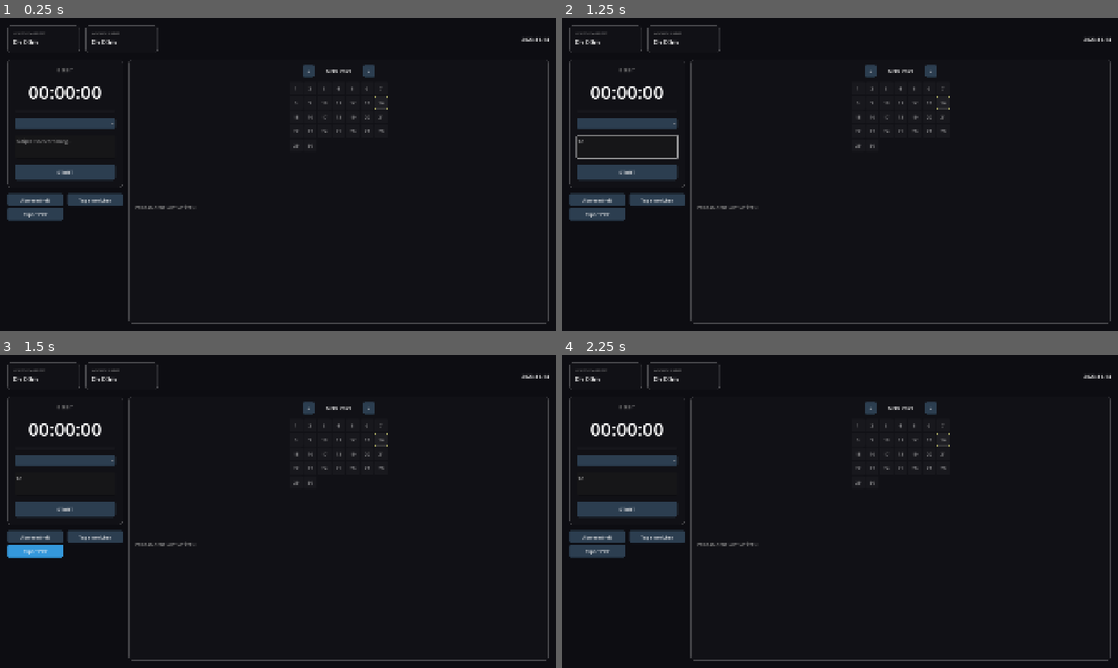
Above: before the commit, frames 1-4 (two rows, left to right).
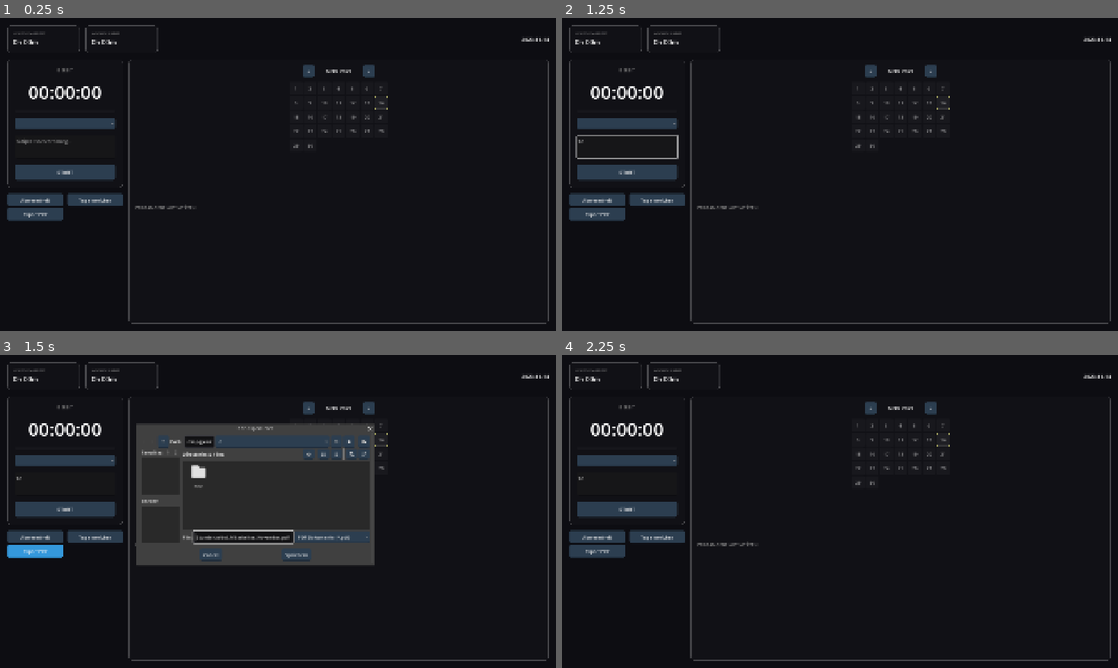
Above: after the commit, the same moments.

Repository: KurzschlussKevin/CheckX
Game: Godot game, scene res://app/modules/time/time_tracking_new.tscn
Same seed, same stepped clock (60 frames per second), same inputs: the game is played once before the commit and once after it. This scene is started directly instead of the project's main scene.
Inputs (mouse positions are in pixels of both pictures, inside the frame that each line leads up to):
- Up to frame 1 (0.25 s): no input
- Up to frame 2 (1.25 s): click (628, 146) at 0.52 s; type "12" at 0.6 s
- Up to frame 3 (1.5 s): click "Export PDF" at 1.25 s
- Up to frame 4 (2.25 s): click (856, 555) at 2 s, where only the run after the commit has a clickable "Speichern"

Frames 1-2 are identical in both runs. In frame 3, 10% of the frame differs, in the area x 24-68%, y 21-68%; in frame 4, nothing differs.

Commit message:
Add files via upload

Diff:
--- a/check-x/app/modules/time/time_tracking.gd
+++ b/check-x/app/modules/time/time_tracking.gd
@@ -5,7 +5,10 @@
 var uid = ""
 var blink_timer = 0.0
 var current_day_locked = false
-var daily_completed_seconds = 0 # <-- NEU: Speichert die bereits gearbeitete Zeit von heute
+var daily_completed_seconds = 0 # <-- Speichert die bereits gearbeitete Zeit von heute
+
+# NEU: HTTP-Request für den PDF-Export
+var export_http: HTTPRequest
 
 func _ready():
 	uid = Store.get_current_user_id()
@@ -18,7 +21,7 @@
 	if has_node("%SubmitDayBtn"):
 		%SubmitDayBtn.pressed.connect(_on_submit_day_pressed)
 
-	# --- NEU: Auf Updates vom Server hören (wichtig beim App-Neustart) ---
+	# Auf Updates vom Server hören (wichtig beim App-Neustart)
 	if Store.has_signal("data_updated"):
 		Store.data_updated.connect(func():
 			_update_ui_state()
@@ -28,6 +31,17 @@
 	if has_node("%VacBtn"):
 		%VacBtn.pressed.connect(func(): if has_node("%VacationPopup"): %VacationPopup.open(uid))
 
+	# --- NEU: PDF EXPORT SIGNALE ---
+	if has_node("%PdfBtn"):
+		%PdfBtn.pressed.connect(_on_export_btn_pressed)
+
+	if has_node("%SavePdfDialog"):
+		%SavePdfDialog.file_selected.connect(_on_save_path_selected)
+
+	export_http = HTTPRequest.new()
+	add_child(export_http)
+	export_http.request_completed.connect(_on_export_downloaded)
+
 	# --- MODULE ---
 	if has_node("%CalendarPanel"):
 		%CalendarPanel.setup(uid)
@@ -43,7 +57,7 @@
 	if has_node("%DateLabel"):
 		%DateLabel.text = Time.get_date_string_from_system()
 
-	# --- NEU: Validierung für Pflichtbeschreibung ---
+	# Validierung für Pflichtbeschreibung
 	if has_node("%NotesInput"):
 		%NotesInput.text_changed.connect(_check_stop_button_validity)
 
@@ -131,7 +145,78 @@
 				ErrorHandler.report("TimeTracking", "Einreichen fehlgeschlagen für Datum: " + target_date)
 		)
 
-# --- VISUELLE LOGIK ---
+# ==========================================
+# NEU: PDF EXPORT LOGIK
+# ==========================================
+
+func _on_export_btn_pressed() -> void:
+	# 1. Jahr und Monat holen (Fallback auf aktuelles Datum)
+	var target_year = Time.get_date_dict_from_system().year
+	var target_month = Time.get_date_dict_from_system().month
+
+	# FIX: Das CalendarPanel speichert seine Daten im Dictionary 'date'
+	if has_node("%CalendarPanel") and "date" in %CalendarPanel:
+		target_year = %CalendarPanel.date.year
+		target_month = %CalendarPanel.date.month
+
+	# 2. Monatsnamen für den Dateinamen generieren
+	var month_names = ["Januar", "Februar", "Maerz", "April", "Mai", "Juni", "Juli", "August", "September", "Oktober", "November", "Dezember"]
+	var month_str = month_names[target_month - 1]
+
+	# 3. Das Format aus den Settings holen
+	var format_string = Config.get_value("business", "export_filename_format", "Stundenzettel_%Name%_%Monat%")
+
+	# 4. Platzhalter ersetzen
+	var user_name = Store.current_user.get("name", "Mitarbeiter")
+	var final_name = format_string.replace("%Name%", user_name)
+	final_name = final_name.replace("%Monat%", month_str)
+
+	if not final_name.ends_with(".pdf"):
+		final_name += ".pdf"
+
+	# 5. Den Save-Dialog öffnen und den generierten Namen vorschlagen
+	if has_node("%SavePdfDialog"):
+		%SavePdfDialog.current_file = final_name
+		%SavePdfDialog.popup_centered_ratio(0.5)
+
+func _on_save_path_selected(save_path: String) -> void:
+	# Buttons visuell sperren während des Downloads
+	if has_node("%PdfBtn"):
+		%PdfBtn.disabled = true
+		%PdfBtn.text = "Exportiere..."
+
+	# Jahr und Monat erneut holen (gleicher Fix wie oben)
+	var target_year = Time.get_date_dict_from_system().year
+	var target_month = Time.get_date_dict_from_system().month
+
+	if has_node("%CalendarPanel") and "date" in %CalendarPanel:
+		target_year = %CalendarPanel.date.year
+		target_month = %CalendarPanel.date.month
+
+	# Download Request starten
+	var url = Store.get_api_url() + "/export/pdf/timesheet?year=%d&month=%d" % [target_year, target_month]
+	export_http.download_file = save_path
+	export_http.request(url, Store._get_auth_headers(), HTTPClient.METHOD_GET)
+
+func _on_export_downloaded(result: int, response_code: int, headers: PackedStringArray, body: PackedByteArray) -> void:
+	# Buttons wieder freigeben
+	if has_node("%PdfBtn"):
+		%PdfBtn.disabled = false
+		%PdfBtn.text = "Export PDF"
+
+	if response_code == 200:
+		print("✅ Erfolg! PDF wurde gespeichert!")
+		# Optional: Wir können hier auch den globalen Toast aufrufen
+		if Store.has_signal("notification_received"):
+			Store.emit_signal("notification_received", {"message": "Stundenzettel als PDF gespeichert!", "type": "info"})
+	else:
+		var error_msg = "Fehler beim PDF Export. (Code: " + str(response_code) + ")"
+		print("❌ " + error_msg)
+		ErrorHandler.report("PDF Export", error_msg)
+
+# ==========================================
+# VISUELLE LOGIK & TIMER
+# ==========================================
 
 func _update_stats():
 	if uid == "": return
@@ -145,7 +230,7 @@
 		if code == 200:
 			var json = JSON.parse_string(body.get_string_from_utf8())
 			if json and json.has("total_minutes"):
-				# --- NEU: Float nutzen, um die exakte Zeit mit Sekunden zu erhalten! ---
+				# Float nutzen, um die exakte Zeit mit Sekunden zu erhalten!
 				var total = float(json["total_minutes"])
 
 				# Abgeschlossene Zeit in Sekunden für die Live-Uhr speichern
@@ -161,7 +246,7 @@
 				if has_node("%Bar"):
 					%Bar.value = total / 60.0
 
-				# --- NEU: Große Uhr zeigt jetzt exakt Stunden, Minuten UND Sekunden an ---
+				# Große Uhr zeigt jetzt exakt Stunden, Minuten UND Sekunden an
 				if not Store.is_timer_running(uid) and has_node("%TimerLabel"):
 					%TimerLabel.text = "%02d:%02d:%02d" % [h, m, s]
 		else:
@@ -205,7 +290,7 @@
 		# Dauer der JETZIGEN Sitzung
 		var current_session_dur = Time.get_unix_time_from_system() - Store.get_timer_start(uid)
 
-		# --- NEU: Gesamtdauer = Abgeschlossene Zeit heute + Jetzige Sitzung ---
+		# Gesamtdauer = Abgeschlossene Zeit heute + Jetzige Sitzung
 		var total_dur = daily_completed_seconds + current_session_dur
 
 		# Stunden, Minuten und Sekunden der Gesamtdauer berechnen
@@ -216,7 +301,7 @@
 		if has_node("%TimerLabel"):
 			%TimerLabel.text = "%02d:%02d:%02d" % [h, m, s]
 
-		# --- Live Pausen-Warnung (prüft jetzt auch die Gesamtarbeitszeit!) ---
+		# Live Pausen-Warnung (prüft jetzt auch die Gesamtarbeitszeit!)
 		if has_node("%PauseInfoLabel"):
 			var auto_enabled = Config.get_value("business", "auto_break_after_6h", true)
 			%PauseInfoLabel.visible = auto_enabled and (total_dur / 3600.0) >= 6.0
@@ -228,6 +313,7 @@
 	else:
 		if has_node("%PulseDot"): %PulseDot.visible = false
 		if has_node("%PauseInfoLabel"): %PauseInfoLabel.visible = false
+
 func _toggle_timer():
 	if Store.is_timer_running(uid):
 		var notes = ""
@@ -235,7 +321,7 @@
 			notes = %NotesInput.text
 			%NotesInput.text = ""
 
-		# --- NEU: Automatische Pausenberechnung beim Stoppen ---
+		# Automatische Pausenberechnung beim Stoppen
 		var start_time = Store.get_timer_start(uid)
 		var end_time = Time.get_unix_time_from_system()
 		var duration_seconds = end_time - start_time
@@ -245,16 +331,11 @@
 
 		# Timer beim Server stoppen
 		Store.stop_timer("", notes, break_min)
-
-		# HINWEIS: _refresh_all() wurde hier gelöscht, da der Store
-		# nach dem erfolgreichen Stoppen automatisch das "data_updated" Signal sendet!
 	else:
 		var cust = "Allgemein"
 		if has_node("%CustomerOption"): cust = %CustomerOption.get_item_text(%CustomerOption.selected)
 		Store.start_timer(cust)
 
-	# HINWEIS: _update_stats() wurde hier ebenfalls gelöscht.
-	# Wir aktualisieren nur noch sofort die UI (z.B. Button-Text auf "START" ändern).
 	_update_ui_state()
 
 # HILFSFUNKTION für Pausenlogik
--- a/check-x/app/modules/time/time_tracking_new.tscn
+++ b/check-x/app/modules/time/time_tracking_new.tscn
@@ -267,3 +267,12 @@
 unique_name_in_owner = true
 visible = false
 layout_mode = 1
+
+[node name="SavePdfDialog" type="FileDialog" parent="."]
+unique_name_in_owner = true
+title = "PDF exportieren"
+size = Vector2i(600, 400)
+ok_button_text = "Speichern"
+file_mode = 4
+access = 2
+filters = PackedStringArray("*.pdf ; PDF Dokumente")
